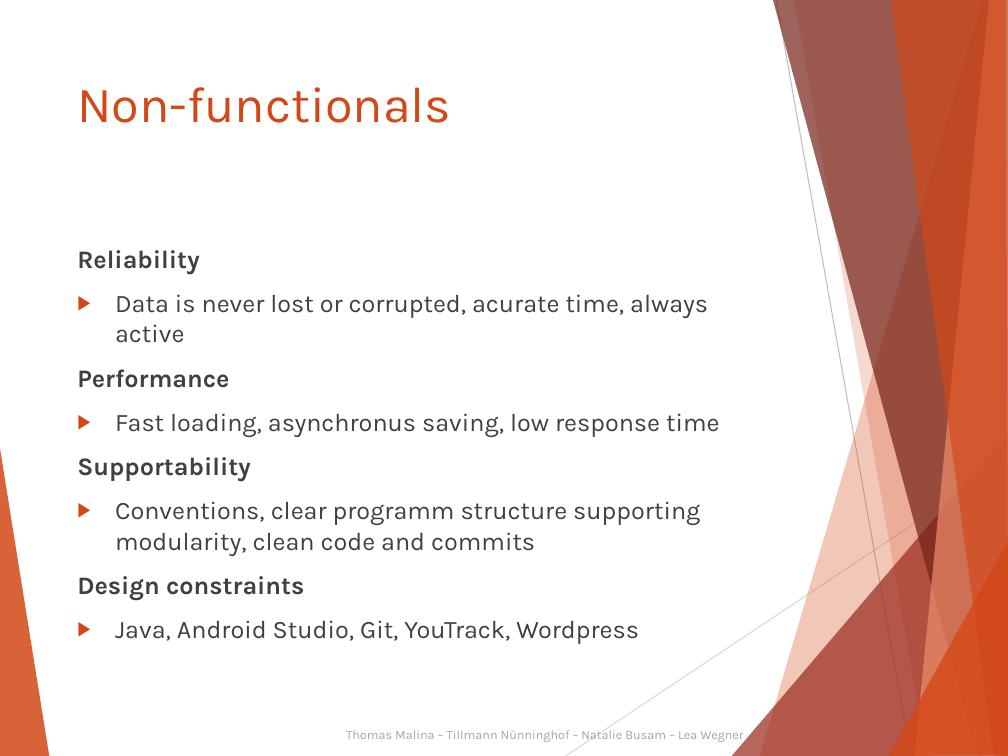
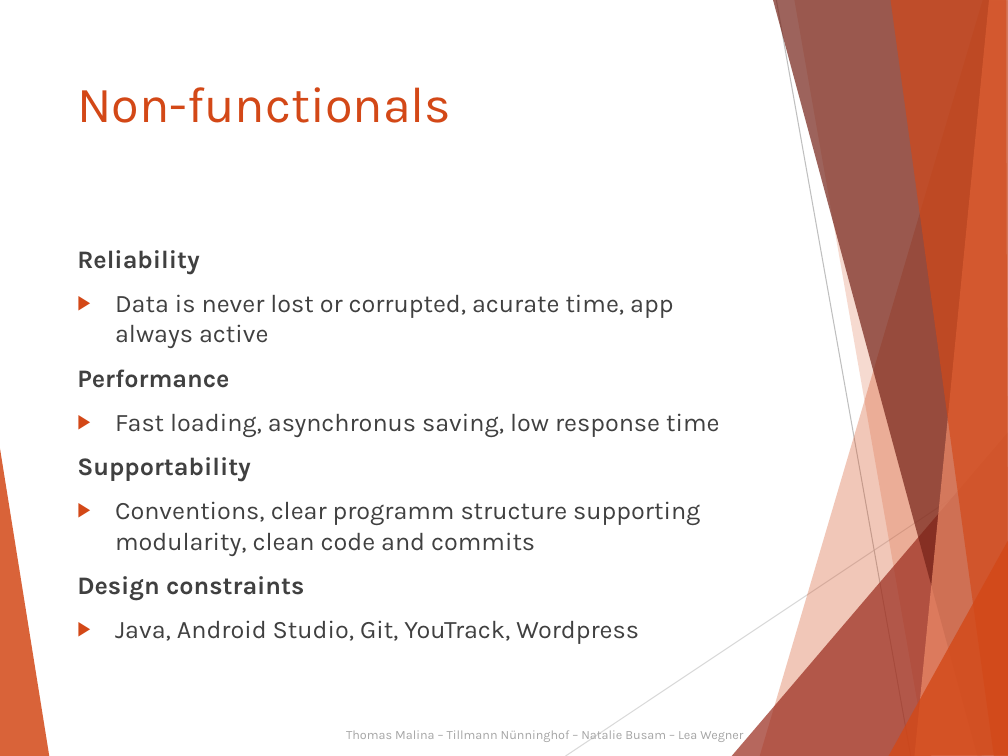
Before and after one commit to Kalkihe/Deminder, a slide deck: slide 7 of Documentation/Exam/Deminder.pptx. Drawn at 1008x756 pixels with LibreOffice and Linux fonts; fonts in the diff are those of the drawing. Boxes give left, top, right and bottom in pixels: in the first picture for what was removed or moved away, otherwise in the second. Text is boxed around its words. In the diff, an @@ line names an element or a change of style, - is before the commit and + after.

```diff
--- a/Documentation/Exam/Deminder.pptx
+++ b/Documentation/Exam/Deminder.pptx
@@ text at (115, 294, 673, 348): text changed @@
-▶ Data is never lost or corrupted, acurate time, always active
+▶ Data is never lost or corrupted, acurate time, app always active
```
Also in this commit, not shown: 9 other slides changed, 1 slide removed.
